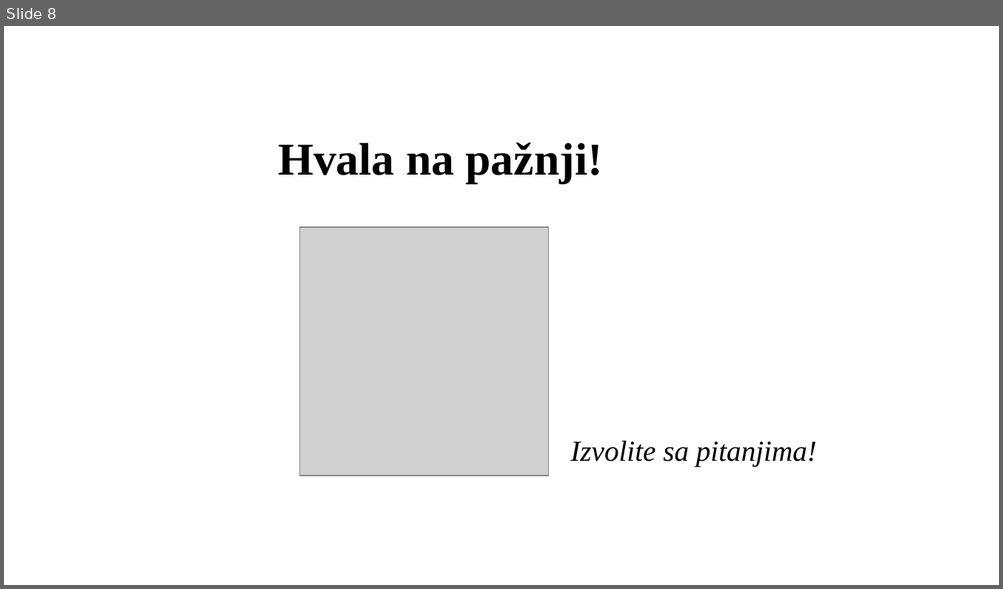
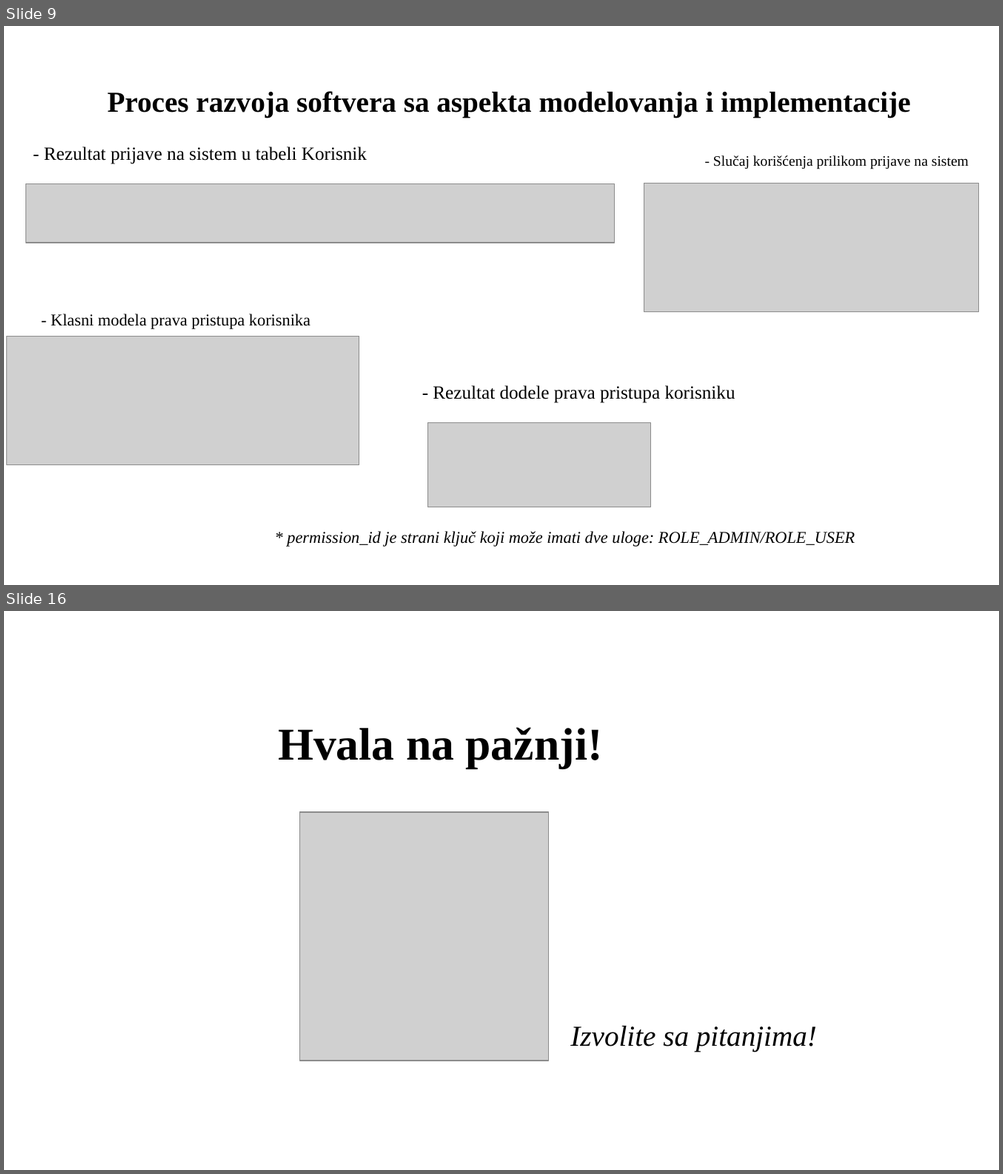
Before and after one commit to Pedja1201/ProjectBrandy_springboot-angular, a slide deck: Specification and Modeling/PredragRadak-Presentation.pptx. Shown one above the other, each under a label of ours: slide 8 before the commit, slides 9 and 16 after it; the slides between them are not shown. The pictures are 1003x589 and 1003x1174 pixels, drawn with LibreOffice and Linux fonts; fonts in the diff are those of the drawing; grey boxes stand for pictures; background and template pictures are left out. Boxes give left, top, right and bottom in pixels: in the first picture for what was removed or moved away, otherwise in the second. Text is boxed around its words. In the diff, an @@ line names an element or a change of style, - is before the commit and + after.

```diff
--- a/Specification and Modeling/PredragRadak-Presentation.pptx
+++ b/Specification and Modeling/PredragRadak-Presentation.pptx
@@ slide 9 added at (4,26,999,585), background picture (left out) @@
@@ title added at (108,91,910,117), 28 pt, text #000000, bold @@
+Proces razvoja softvera sa aspekta modelovanja i implementacije
@@ text added at (44,147,367,164), 18 pt, text #000000 @@
+- Rezultat prijave na sistem u tabeli Korisnik
@@ text added at (713,156,968,170), 14 pt, text #000000 @@
+- Slučaj korišćenja prilikom prijave na sistem
@@ picture added at (25,184,614,243) @@
@@ picture added at (643,184,979,312) @@
@@ text added at (51,314,310,329), 16 pt, text #000000 @@
+- Klasni modela prava pristupa korisnika
@@ picture added at (6,336,359,466) @@
@@ text added at (432,386,735,403), 18 pt, text #000000 @@
+- Rezultat dodele prava pristupa korisniku
@@ picture added at (428,423,651,507) @@
@@ text added at (287,531,854,547), 16 pt, text #000000, italic @@
+* permission_id je strani ključ koji može imati dve uloge: ROLE_ADMIN/ROLE_USER
@@ what was slide 8 is now slide 16 @@
```
Also in this commit, not shown: 5 slides changed, 9 other slides added, 2 slides removed.
